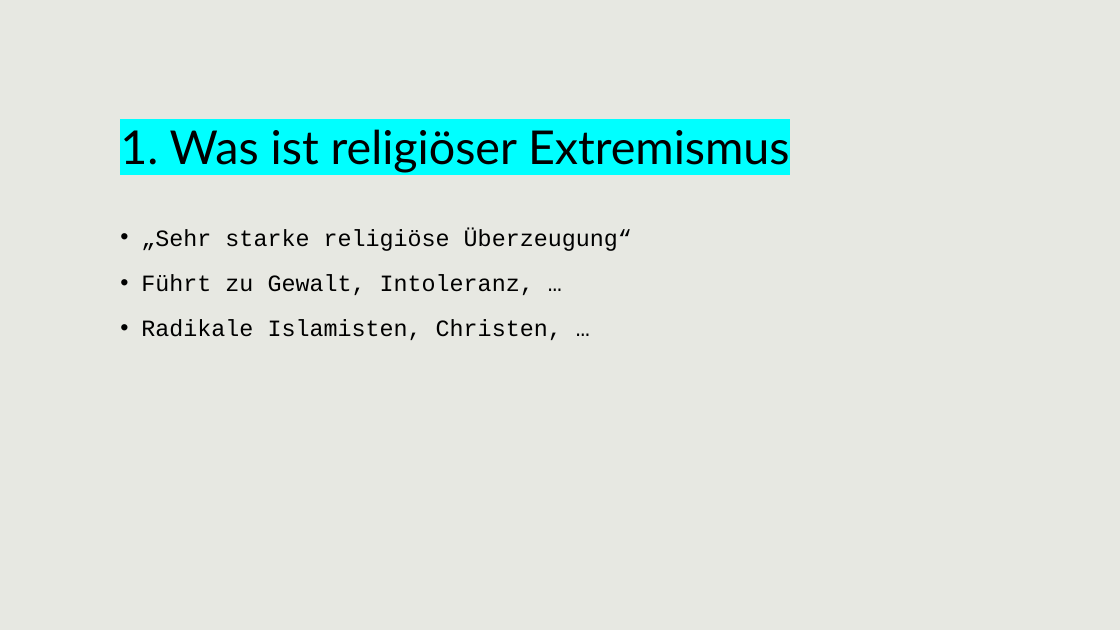
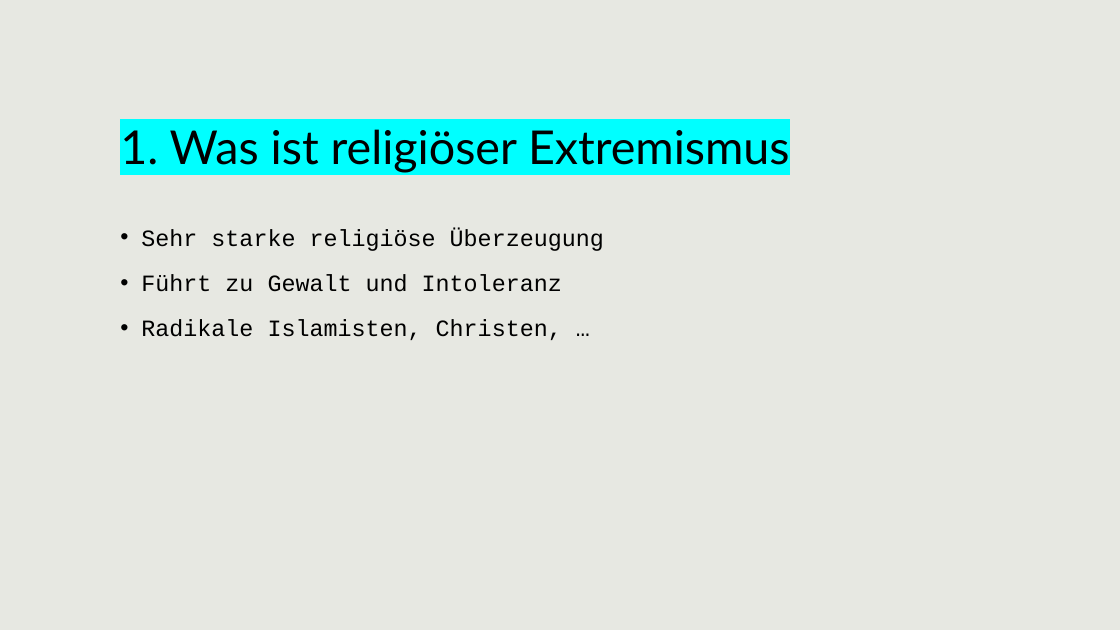
Before and after one commit to APHs-Archive/Lernmaterial, a slide deck: slide 4 of 2. Lehrjahr/PuG/Religiöser Extremismus/Präsentation.pptx (slide 3 before the commit). Drawn at 1120x630 pixels with LibreOffice and Linux fonts; fonts in the diff are those of the drawing. Boxes give left, top, right and bottom in pixels: in the first picture for what was removed or moved away, otherwise in the second. Text is boxed around its words. In the diff, an @@ line names an element or a change of style, - is before the commit and + after.

```diff
--- a/2. Lehrjahr/PuG/Religiöser Extremismus/Präsentation.pptx
+++ b/2. Lehrjahr/PuG/Religiöser Extremismus/Präsentation.pptx
@@ text at <box>141,229,604,292</box>: text changed @@
-• „Sehr starke religiöse Überzeugung“
-• Führt zu Gewalt, Intoleranz, …
+• Sehr starke religiöse Überzeugung
+• Führt zu Gewalt und Intoleranz
```
Also in this commit, not shown: 1 other slide changed, 2 slides added, 1 other file.
